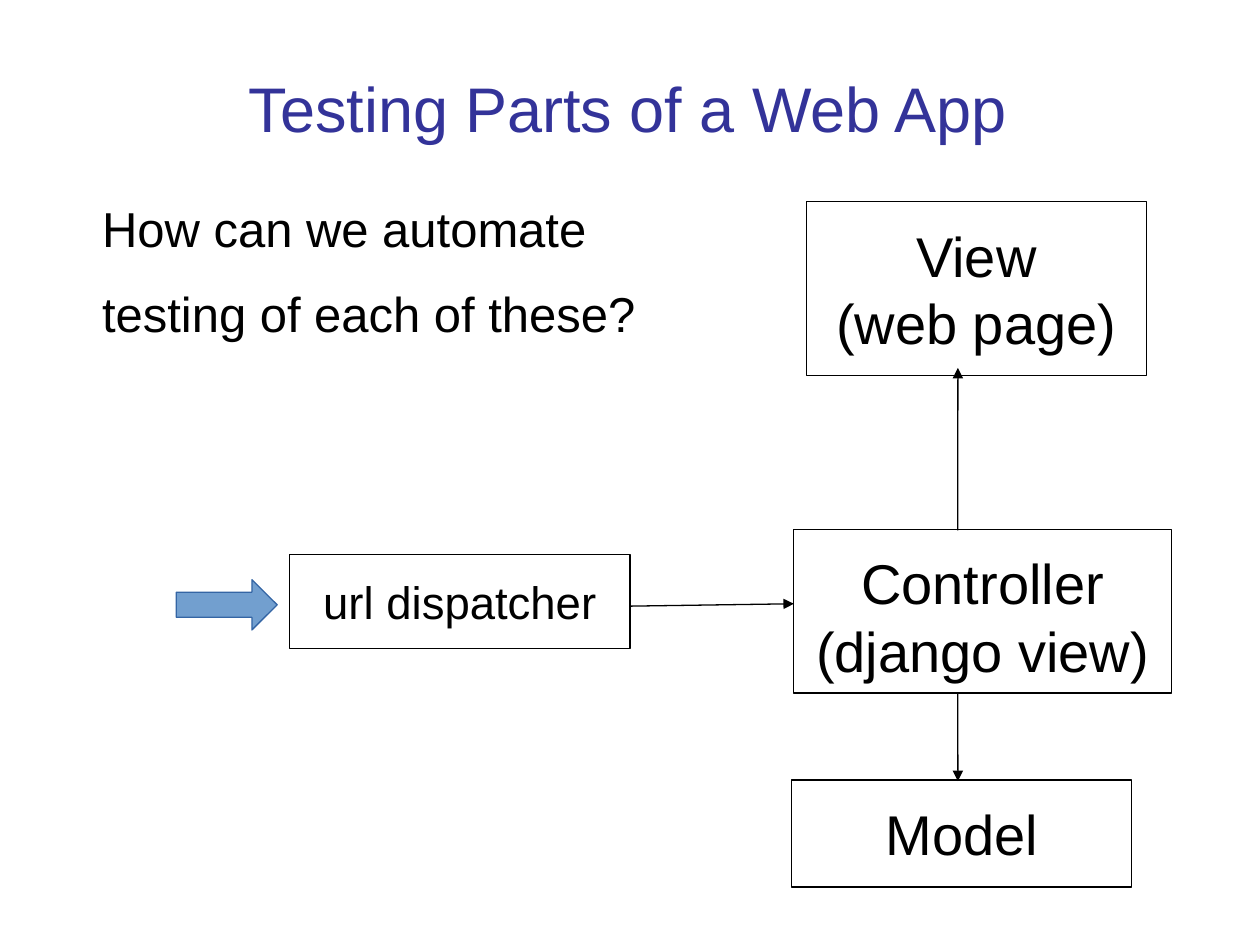
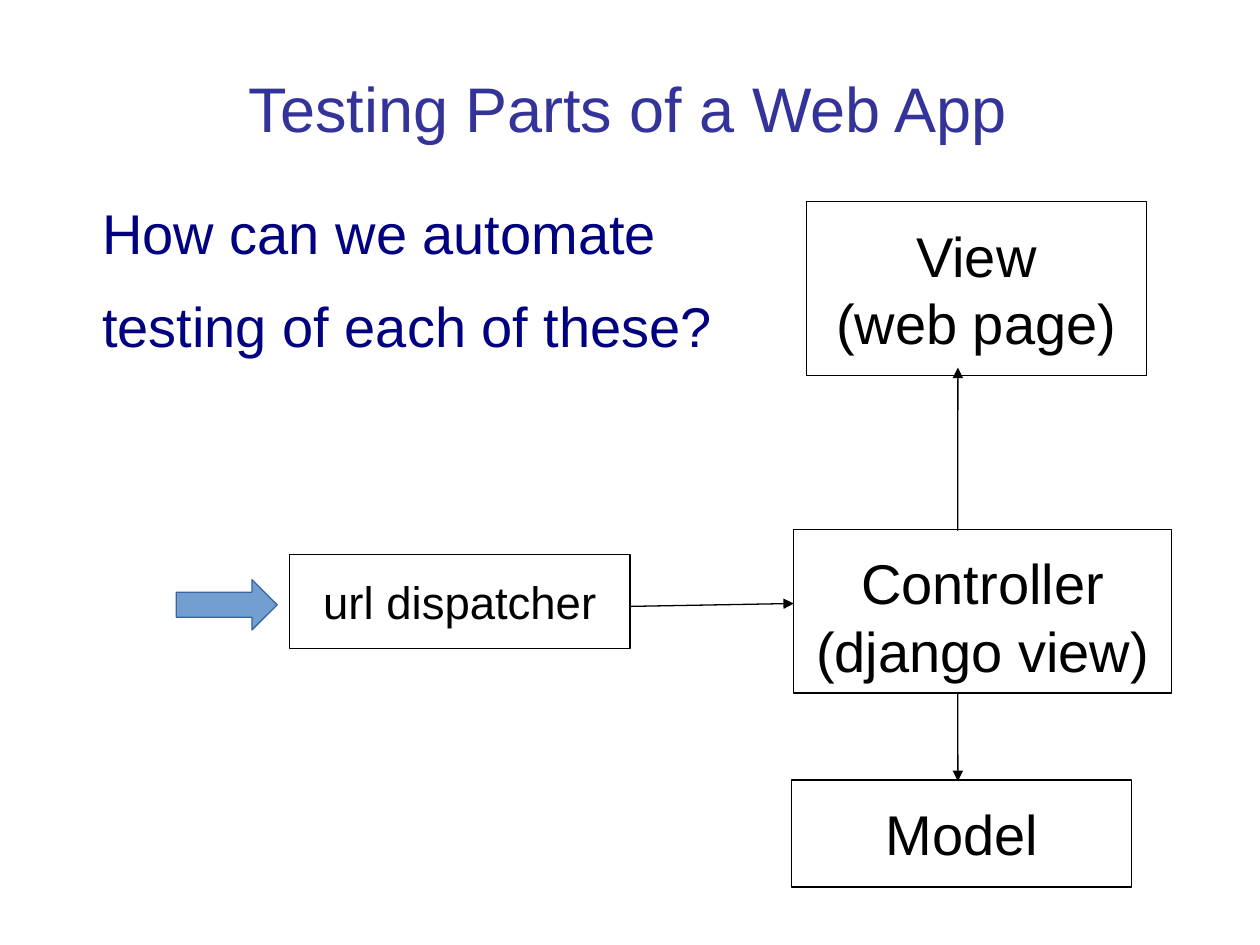
Before and after one commit to cpske/ISP, a slide deck: slide 3 of testing/WebTesting.ppt. Drawn at 1260x945 pixels with LibreOffice and Linux fonts; fonts in the diff are those of the drawing. Boxes give left, top, right and bottom in pixels: in the first picture for what was removed or moved away, otherwise in the second. Text is boxed around its words. In the diff, an @@ line names an element or a change of style, - is before the commit and + after.

```diff
--- a/testing/WebTesting.ppt
+++ b/testing/WebTesting.ppt
@@ text "How can we automate" at (x1=102, y1=215, x2=712, y2=358): size 28 to 32 pt, text colour #000000 to #000080 @@
```
Also in this commit, not shown: 7 other slides changed, 3 slides added, 11 slides removed, 5 other files.
